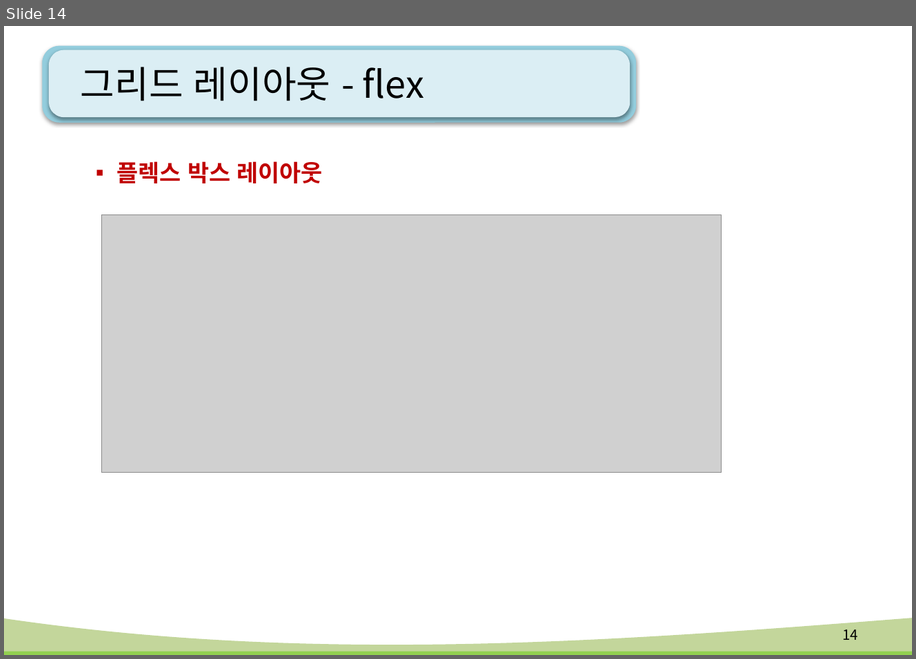
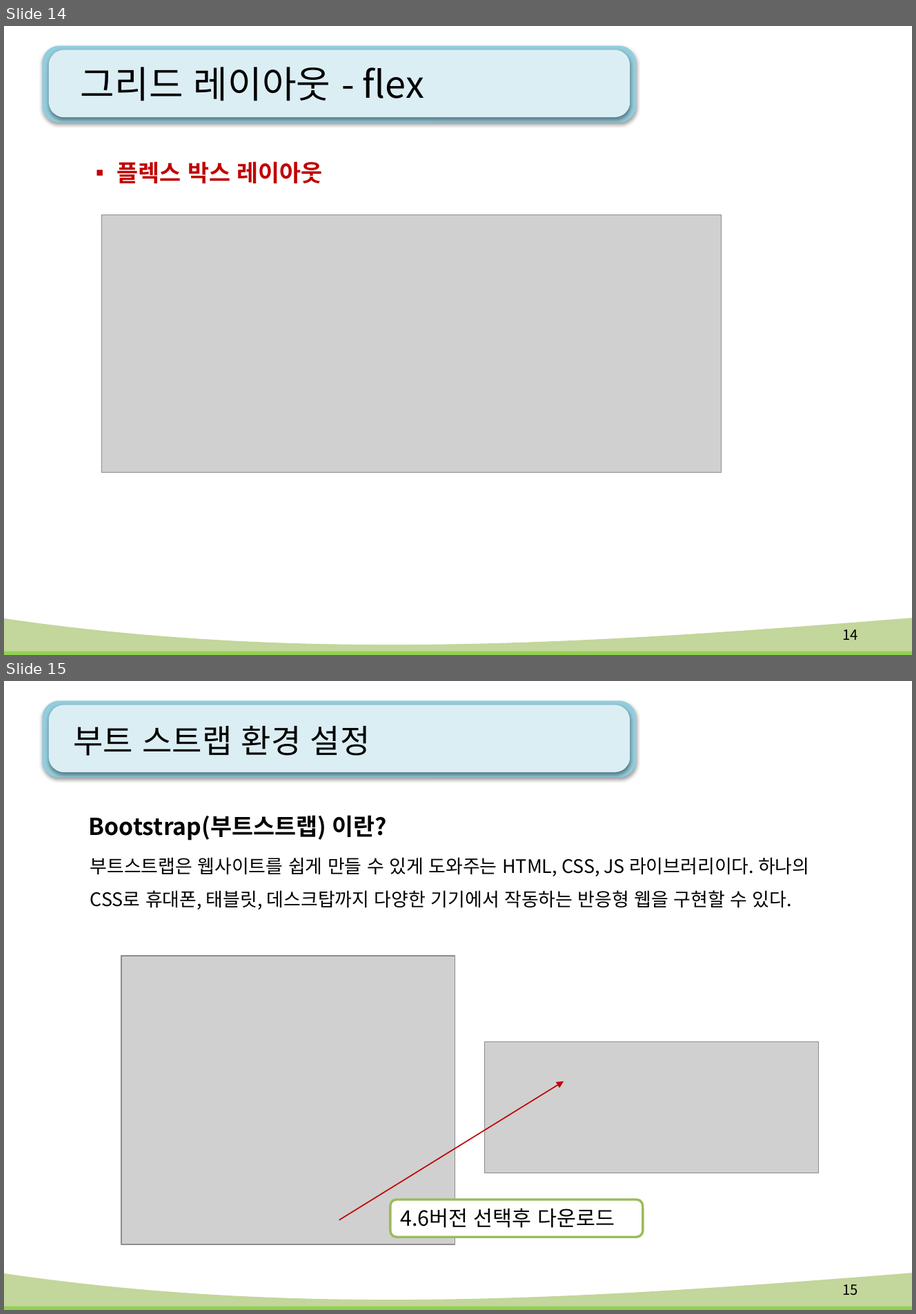
Before and after one commit to kiyongee2/green_project_web, a slide deck: html-css_ppt/12강. flex(플렉스).pptx. Shown one above the other, each under a label of ours: slide 14 before the commit, slides 14 and 15 after it. The pictures are 916x659 and 916x1314 pixels, drawn with LibreOffice and Linux fonts; fonts in the diff are those of the drawing; grey boxes stand for pictures; background and template pictures are left out. Boxes give left, top, right and bottom in pixels: in the first picture for what was removed or moved away, otherwise in the second. Text is boxed around its words. In the diff, an @@ line names an element or a change of style, - is before the commit and + after.

Commit message:
bootstrap

```diff
--- a/html-css_ppt/12강. flex(플렉스).pptx
+++ b/html-css_ppt/12강. flex(플렉스).pptx
@@ slide 15 added at <box>4,681,912,1310</box>, background #FFFFFF; not listed: 4 template elements that a slide beside it also shows @@
@@ title added at <box>74,725,370,756</box>, 28 pt, text #000000 @@
+부트 스트랩 환경 설정
@@ text added at <box>89,815,387,840</box>, 20 pt, text #000000, bold @@
+Bootstrap(부트스트랩) 이란?
@@ text added at <box>90,857,809,909</box>, 16 pt, text #000000 @@
+부트스트랩은 웹사이트를 쉽게 만들 수 있게 도와주는 HTML, CSS, JS 라이브러리이다. 하나의 CSS로 휴대폰, 태블릿, 데스크탑까지 다양한 기기에서 작동하는 반응형 웹을 구현할 수 있다.
@@ picture added at <box>121,956,455,1245</box> @@
@@ picture added at <box>484,1042,818,1173</box> @@
@@ arrow added from (339, 1220) to (564, 1081), #C00000 1 pt @@
@@ rounded rectangle added at <box>390,1199,643,1237</box>, fill #FFFFFF, outline #9BBB59 2 pt, 18 pt, text #000000 @@
+4.6버전 선택후 다운로드
@@ page number added at <box>843,1284,858,1295</box>, 12 pt, text #000000 @@
+15
```
Also in this commit, not shown: 1 slide changed, 19 other slides added, 57 other files.
